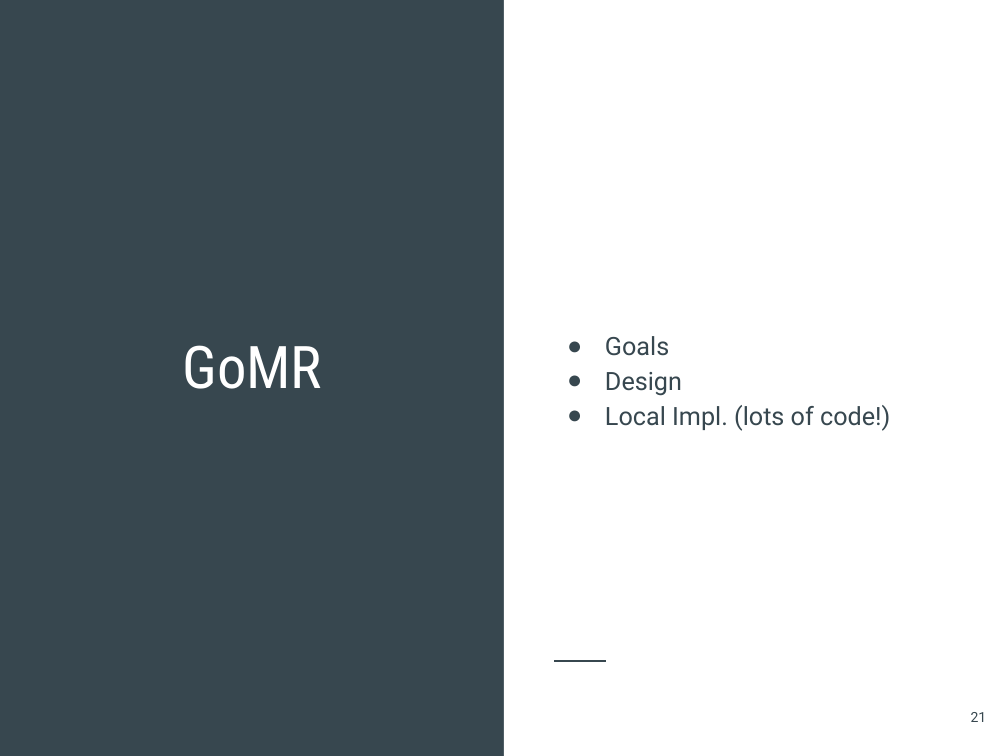
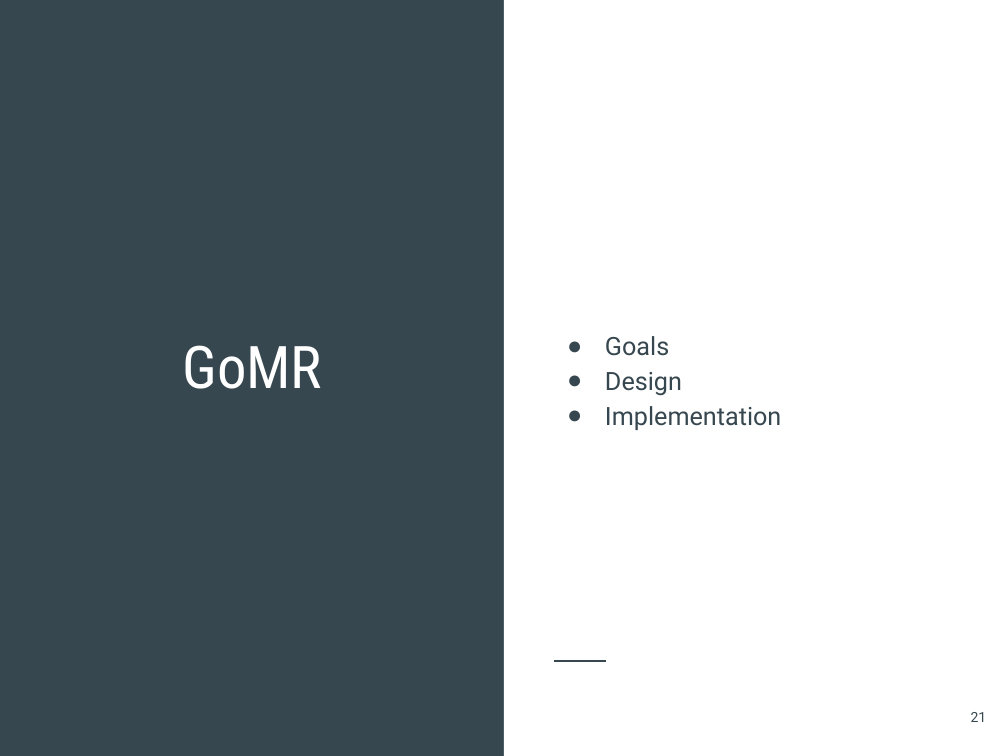
Before and after one commit to cnnrznn/cnnrznn.github.io, a slide deck: slide 21 of files/GoMR/slides-distributed.pptx. Drawn at 1008x756 pixels with LibreOffice and Linux fonts; fonts in the diff are those of the drawing. Boxes give left, top, right and bottom in pixels: in the first picture for what was removed or moved away, otherwise in the second. Text is boxed around its words. In the diff, an @@ line names an element or a change of style, - is before the commit and + after.

```diff
--- a/files/GoMR/slides-distributed.pptx
+++ b/files/GoMR/slides-distributed.pptx
@@ text at bbox=[605, 406, 781, 430]: text changed @@
-● Local Impl. (lots of code!)
+● Implementation
```
Also in this commit, not shown: 9 other slides changed, 4 slides added, 1 slide removed.
